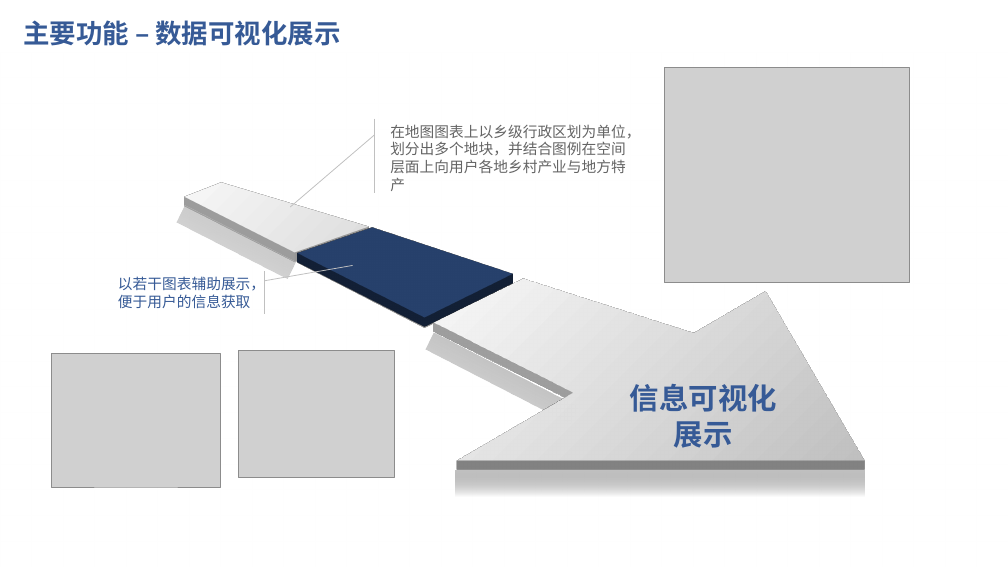
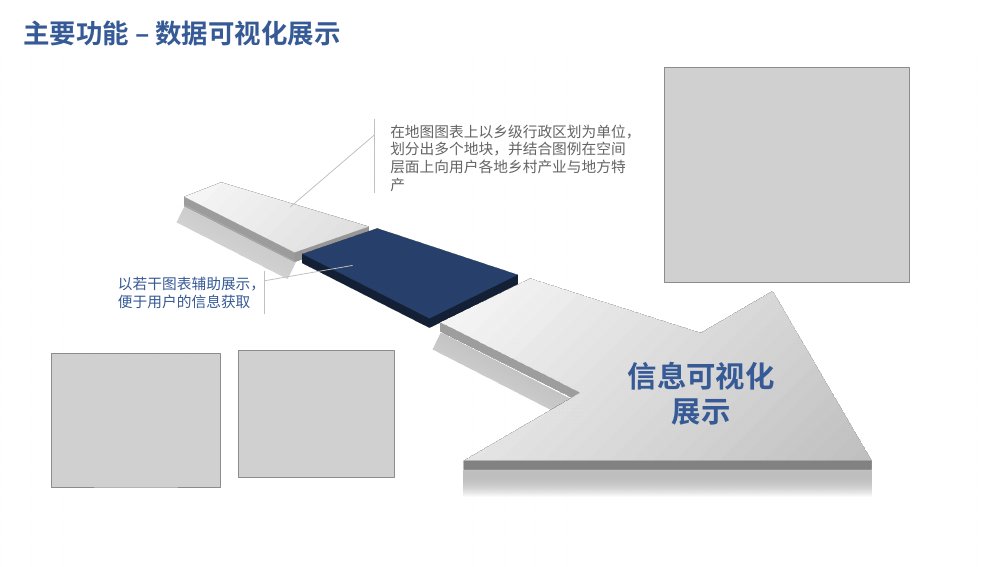
Before and after one commit to Illzen/Regindusty, a slide deck: slide 11 of 开题报告.pptx. Drawn at 1008x567 pixels with LibreOffice and Linux fonts; fonts in the diff are those of the drawing; grey boxes stand for pictures; background and template pictures are left out. Boxes give left, top, right and bottom in pixels: in the first picture for what was removed or moved away, otherwise in the second. Text is boxed around its words. In the diff, an @@ line names an element or a change of style, - is before the commit and + after.

```diff
--- a/开题报告.pptx
+++ b/开题报告.pptx
@@ freeform shape removed at (x1=297, y1=228, x2=512, y2=318) @@
@@ freeform shape moved from (x1=298, y1=228, x2=513, y2=318) to (x1=303, y1=228, x2=518, y2=318) @@
@@ freeform shape moved from (x1=433, y1=278, x2=864, y2=461) to (x1=441, y1=278, x2=872, y2=461) @@
@@ freeform shape moved from (x1=426, y1=332, x2=579, y2=423) to (x1=433, y1=332, x2=586, y2=423) @@
@@ text "信息可视化展示" moved from (x1=630, y1=384, x2=777, y2=448) to (x1=628, y1=362, x2=775, y2=425) @@
@@ freeform shape moved from (x1=456, y1=470, x2=864, y2=497) to (x1=464, y1=470, x2=872, y2=497) @@
```
Also in this commit, not shown: 5 other slides changed, 2 slides added, 1 slide removed, 18 other files.
